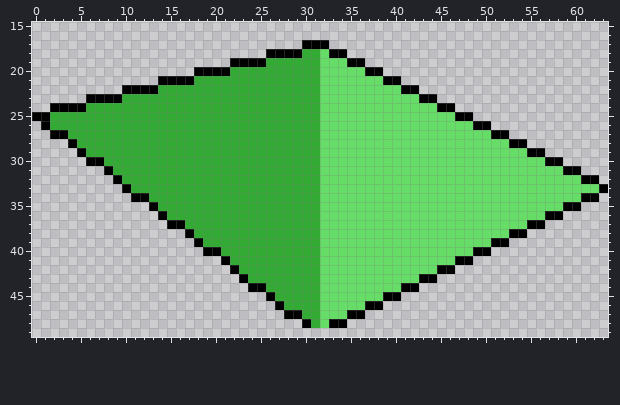
Two states of a pixel-art sprite, 01_Graphics/tiles/grass_sloped_W.png. Above: the version before the commit.
The file is 64x64 pixels. Shown: x 0..63, y 15..49.
Now the later version:
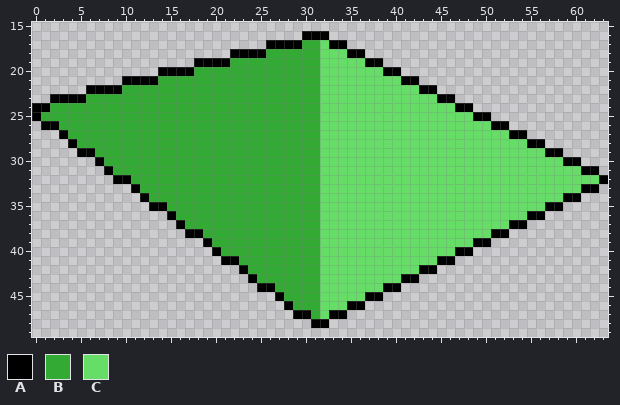
Palette (. is transparent): A #000000  B #33aa33  C #66dd66
Log entry: ich bin so ein geiler Ficker (habe außerdem einfach die sloped_EW texture vergessen)
The edit:
{"y":16,"x":30,"old":"...","new":"AAA"}
{"y":17,"x":26,"old":"....AAA..","new":"AAAABBCAA"}
{"y":18,"x":22,"old":"....AAAA","new":"AAAABBBB"}
{"y":18,"x":33,"old":"AA..","new":"CCAA"}
{"y":19,"x":18,"old":"....AAAA","new":"AAAABBBB"}
{"y":19,"x":35,"old":"AA..","new":"CCAA"}
{"y":20,"x":14,"old":"....AAAA","new":"AAAABBBB"}
{"y":20,"x":37,"old":"AA..","new":"CCAA"}
{"y":21,"x":10,"old":"....AAAA","new":"AAAABBBB"}
{"y":21,"x":39,"old":"AA..","new":"CCAA"}
{"y":22,"x":6,"old":"....AAAA","new":"AAAABBBB"}
{"y":22,"x":41,"old":"AA..","new":"CCAA"}
{"y":23,"x":2,"old":"....AAAA","new":"AAAABBBB"}
{"y":23,"x":43,"old":"AA..","new":"CCAA"}
{"y":24,"x":0,"old":"..AAAA","new":"AABBBB"}
{"y":24,"x":45,"old":"AA..","new":"CCAA"}
{"y":25,"x":1,"old":"A","new":"B"}
{"y":25,"x":47,"old":"AA..","new":"CCAA"}
{"y":26,"x":2,"old":"B","new":"A"}
{"y":26,"x":49,"old":"AA..","new":"CCAA"}
{"y":27,"x":2,"old":"A","new":"."}
{"y":27,"x":51,"old":"AA..","new":"CCAA"}
{"y":28,"x":53,"old":"AA..","new":"CCAA"}
{"y":29,"x":6,"old":"B","new":"A"}
{"y":29,"x":55,"old":"AA..","new":"CCAA"}
{"y":30,"x":6,"old":"A","new":"."}
{"y":30,"x":57,"old":"AA..","new":"CCAA"}
{"y":31,"x":59,"old":"AA..","new":"CCAA"}
{"y":32,"x":10,"old":"B","new":"A"}
{"y":32,"x":61,"old":"AA.","new":"CCA"}
{"y":33,"x":10,"old":"AB","new":".A"}
{"y":33,"x":61,"old":"CCA","new":"AA."}
{"y":34,"x":11,"old":"A","new":"."}
{"y":34,"x":59,"old":"CCAA","new":"AA.."}
{"y":35,"x":14,"old":"B","new":"A"}
{"y":35,"x":57,"old":"CCAA","new":"AA.."}
{"y":36,"x":14,"old":"AB","new":".A"}
{"y":36,"x":55,"old":"CCAA","new":"AA.."}
{"y":37,"x":15,"old":"A","new":"."}
{"y":37,"x":53,"old":"CCAA","new":"AA.."}
{"y":38,"x":18,"old":"B","new":"A"}
{"y":38,"x":51,"old":"CCAA","new":"AA.."}
{"y":39,"x":18,"old":"AB","new":".A"}
{"y":39,"x":49,"old":"CCAA","new":"AA.."}
{"y":40,"x":19,"old":"A","new":"."}
{"y":40,"x":47,"old":"CCAA","new":"AA.."}
{"y":41,"x":22,"old":"B","new":"A"}
{"y":41,"x":45,"old":"CCAA","new":"AA.."}
{"y":42,"x":22,"old":"AB","new":".A"}
{"y":42,"x":43,"old":"CCAA","new":"AA.."}
{"y":43,"x":23,"old":"AB","new":".A"}
{"y":43,"x":41,"old":"CCAA","new":"AA.."}
{"y":44,"x":24,"old":"A","new":"."}
{"y":44,"x":26,"old":"B","new":"A"}
{"y":44,"x":39,"old":"CCAA","new":"AA.."}
{"y":45,"x":26,"old":"AB","new":".A"}
{"y":45,"x":37,"old":"CCAA","new":"AA.."}
{"y":46,"x":27,"old":"AB","new":".A"}
{"y":46,"x":35,"old":"CCAA","new":"AA.."}
{"y":47,"x":28,"old":"A","new":"."}
{"y":47,"x":30,"old":"B","new":"A"}
{"y":47,"x":33,"old":"CCAA","new":"AA.."}
{"y":48,"x":30,"old":"ABCAA","new":".AA.."}
{"label":"changed","picture_box":[32,31,608,328]}
